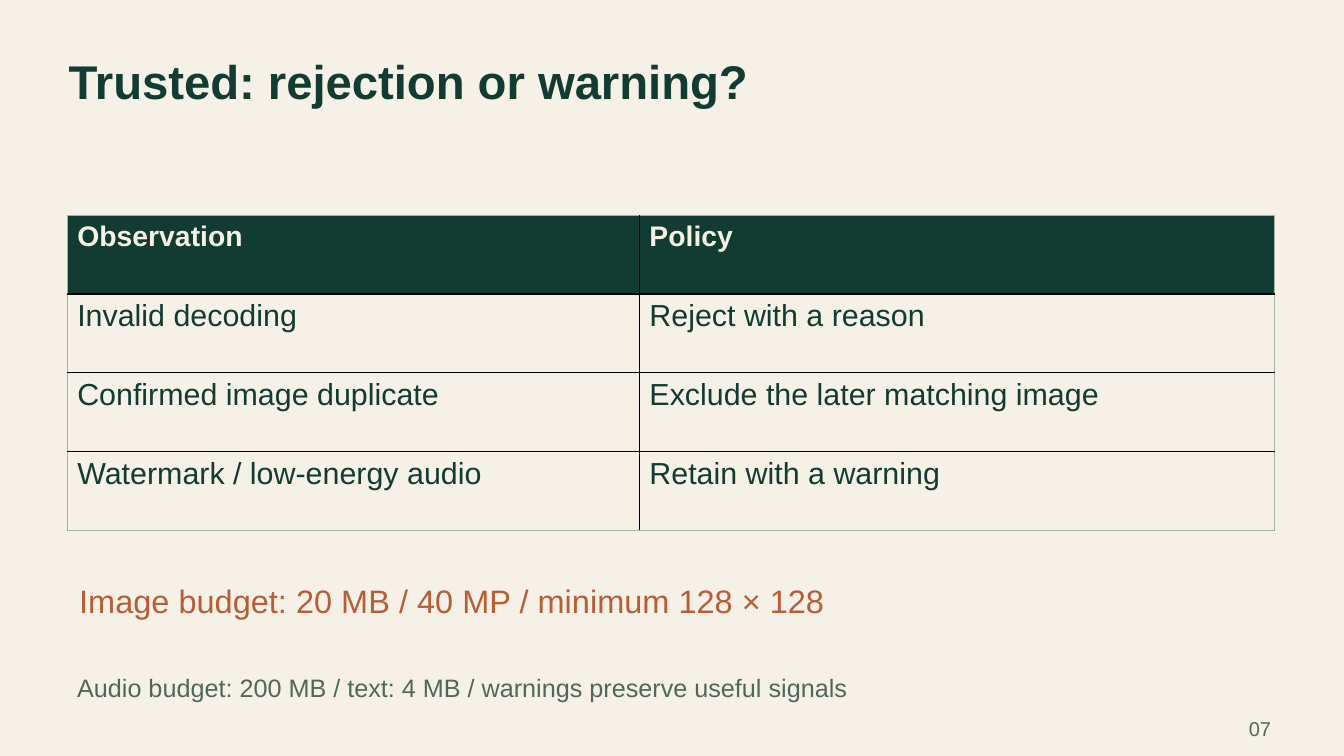
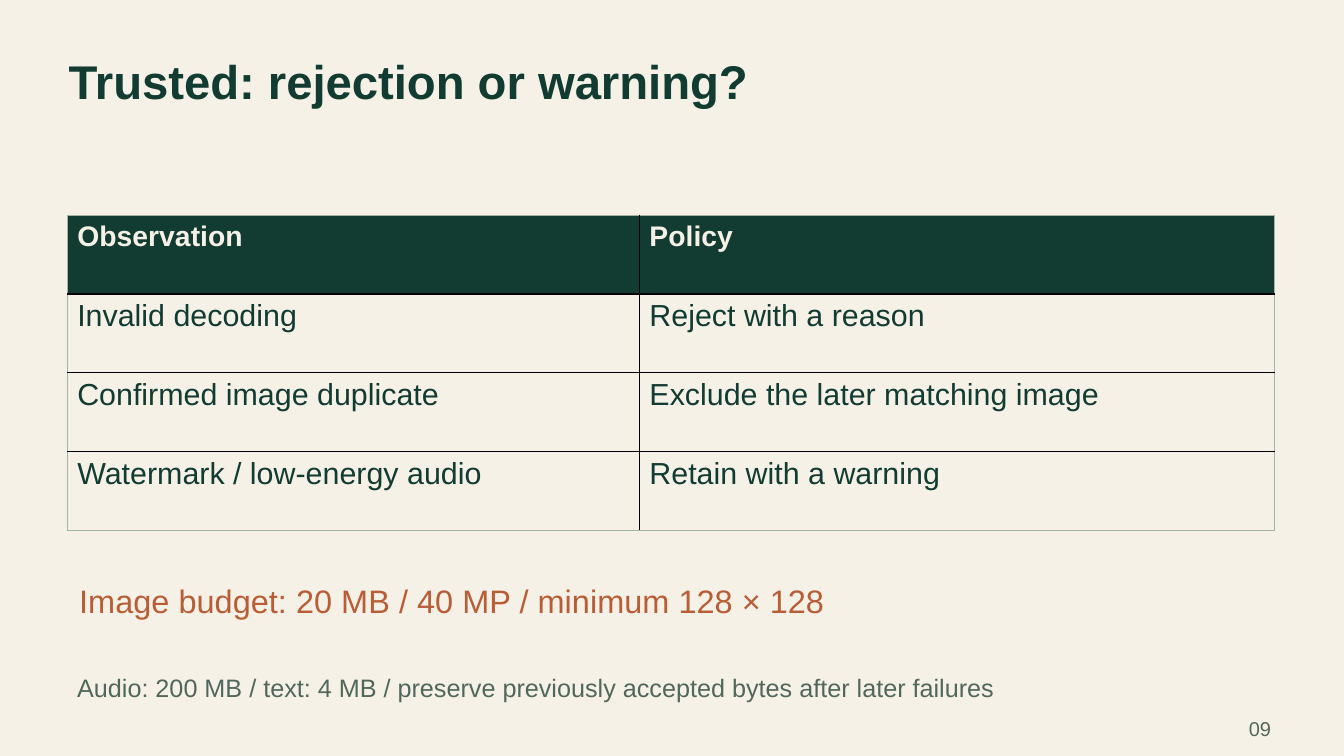
Before and after one commit to SambhavMayani/ADSBDB, a slide deck: slide 9 of docs/presentation/EcoSentinel_presentation.pptx (slide 7 before the commit). Drawn at 1344x756 pixels with LibreOffice and Linux fonts; fonts in the diff are those of the drawing. Boxes give left, top, right and bottom in pixels: in the first picture for what was removed or moved away, otherwise in the second. Text is boxed around its words. In the diff, an @@ line names an element or a change of style, - is before the commit and + after.

```diff
--- a/docs/presentation/EcoSentinel_presentation.pptx
+++ b/docs/presentation/EcoSentinel_presentation.pptx
@@ text at bbox=[77, 678, 994, 702]: text changed @@
-Audio budget: 200 MB / text: 4 MB / warnings preserve useful signals
+Audio: 200 MB / text: 4 MB / preserve previously accepted bytes after later failures
@@ text at bbox=[1249, 722, 1271, 736]: text changed @@
-07
+09
```
Also in this commit, not shown: 15 other slides changed, 7 slides added, 2 slides removed, 14 other files.
